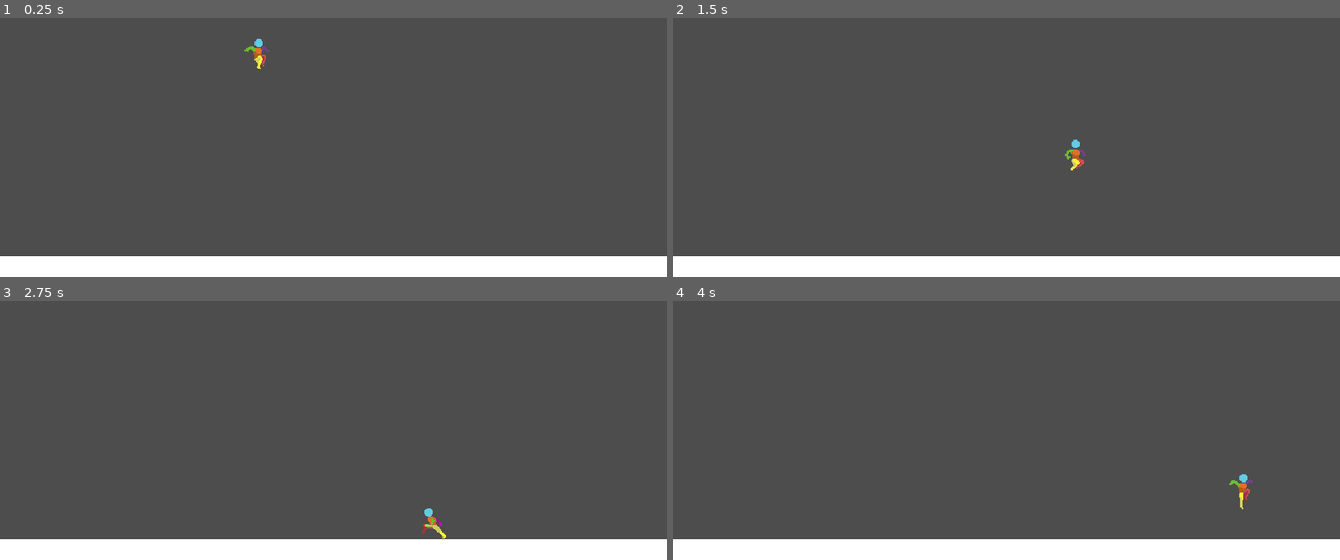
Above: before the commit, frames 1-4 (two rows, left to right).
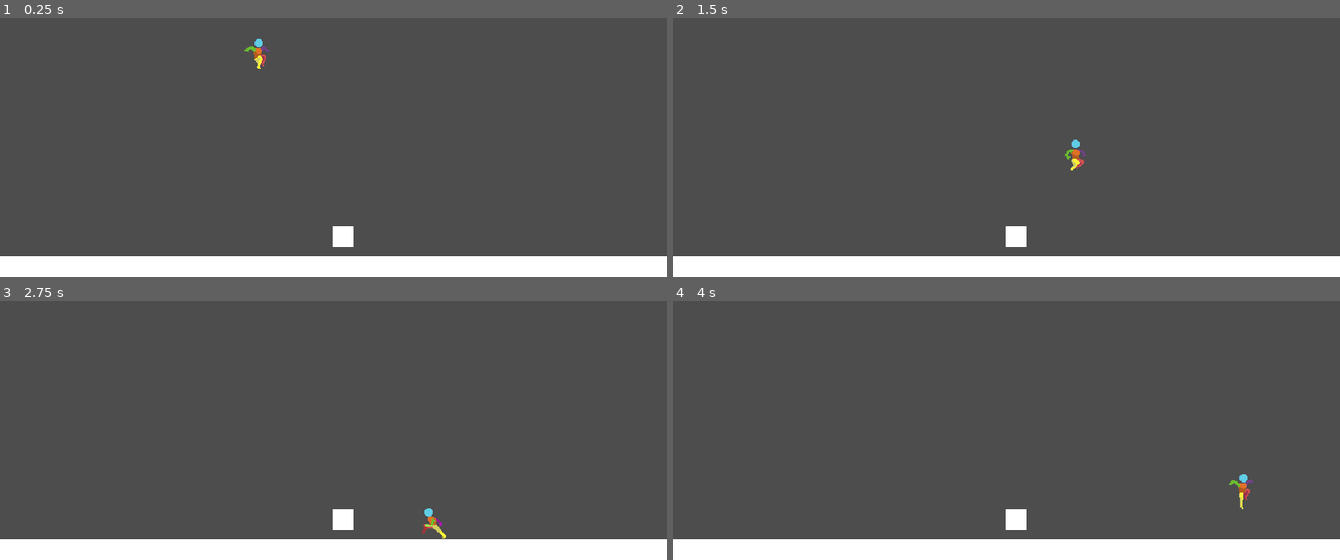
Above: after the commit, the same moments.

Repository: borknbeans/Godot-Wild-Jam-82
Game: Godot game, scene res://scenes/main.tscn
Same seed, same stepped clock (60 frames per second), same inputs: the game is played once before the commit and once after it.
Inputs (mouse positions are in pixels of both pictures, inside the frame that each line leads up to):
- Up to frame 1 (0.25 s): no input
- Up to frame 2 (1.5 s): move the mouse to (1153, 69) at 0.52 s; press the mouse at (1153, 69) at 0.53 s; hold D (move_right) from 0.53 s (still down); tap W (jump) at 0.77 s; move the mouse to (873, 108) at 1.27 s; release the mouse at (873, 108) at 1.28 s; click (873, 108) at 1.35 s
- Up to frame 3 (2.75 s): tap W (jump) at 1.52 s; move the mouse to (outside the picture) at 2.02 s; release D (move_right) at 2.03 s; press the mouse at (outside the picture) at 2.03 s; hold A (move_left) from 2.03 s (still down)
- Up to frame 4 (4 s): move the mouse to (973, 448) at 2.77 s; release A (move_left) at 2.78 s; release the mouse at (973, 448) at 2.78 s; hold D (move_right) from 2.78 s (still down); click (973, 448) at 2.85 s; tap W (jump) at 3.02, 3.77 s; move the mouse to (1206, 427) at 3.52 s; press the mouse at (1206, 427) at 3.53 s

The runs differ from the first frame. In frame 1, 0.3% of the frame differs, in the area x 49-53%, y 80-89%; in frame 2, 0.3%; in frame 3, 0.3%; in frame 4, 0.3%.

Commit message:
minor fixes for button

Diff:
--- a/scenes/main.tscn
+++ b/scenes/main.tscn
@@ -1,7 +1,8 @@
-[gd_scene load_steps=5 format=3 uid="uid://otxf430i8xdf"]
+[gd_scene load_steps=6 format=3 uid="uid://otxf430i8xdf"]
 
 [ext_resource type="Script" uid="uid://cu5xh5sjbuei2" path="res://scripts/main.gd" id="1_o5qli"]
 [ext_resource type="PackedScene" uid="uid://ctvnghpirupoc" path="res://scenes/player.tscn" id="2_0wfyh"]
+[ext_resource type="PackedScene" uid="uid://5rq4l3280fiy" path="res://scenes/ui/ui_button.tscn" id="3_sugp2"]
 
 [sub_resource type="RectangleShape2D" id="RectangleShape2D_0wfyh"]
 
@@ -24,3 +25,6 @@
 [node name="MeshInstance2D" type="MeshInstance2D" parent="StaticBody2D"]
 scale = Vector2(20, 20)
 mesh = SubResource("BoxMesh_0wfyh")
+
+[node name="UIButton" parent="." instance=ExtResource("3_sugp2")]
+position = Vector2(329, 321)
--- a/scenes/player.tscn
+++ b/scenes/player.tscn
@@ -205,6 +205,7 @@
 }]
 
 [node name="Player" type="CharacterBody2D"]
+collision_layer = 3
 script = ExtResource("1_dqkch")
 metadata/_edit_group_ = true
 
--- a/scenes/ui/ui_button.tscn
+++ b/scenes/ui/ui_button.tscn
@@ -1,11 +1,19 @@
-[gd_scene load_steps=3 format=3 uid="uid://be0iad2osmdgu"]
+[gd_scene load_steps=5 format=3 uid="uid://5rq4l3280fiy"]
 
 [ext_resource type="Script" uid="uid://biwx2wvl318u7" path="res://scripts/ui/ui_button.gd" id="1_5y1ro"]
 
 [sub_resource type="RectangleShape2D" id="RectangleShape2D_ct315"]
 
-[node name="UIButton" type="StaticBody2D"]
+[sub_resource type="BoxMesh" id="BoxMesh_5y1ro"]
+
+[sub_resource type="RectangleShape2D" id="RectangleShape2D_5y1ro"]
+size = Vector2(20, 9)
+
+[node name="UIButton" type="StaticBody2D" node_paths=PackedStringArray("area_2d")]
+input_pickable = true
 script = ExtResource("1_5y1ro")
+area_2d = NodePath("Area2D")
+launch_strength = 1200.0
 metadata/_custom_type_script = "uid://biwx2wvl318u7"
 
 [node name="CollisionShape2D" type="CollisionShape2D" parent="."]
@@ -13,3 +21,13 @@
 
 [node name="MeshInstance2D" type="MeshInstance2D" parent="."]
 scale = Vector2(20, 20)
+mesh = SubResource("BoxMesh_5y1ro")
+
+[node name="Area2D" type="Area2D" parent="."]
+collision_layer = 0
+collision_mask = 2
+
+[node name="CollisionShape2D" type="CollisionShape2D" parent="Area2D"]
+position = Vector2(0, -14.5)
+shape = SubResource("RectangleShape2D_5y1ro")
+debug_color = Color(0.980553, 0, 0.37869, 0.42)
--- a/scenes/ui/ui_component.tscn
+++ b/scenes/ui/ui_component.tscn
@@ -9,7 +9,6 @@
 [node name="UIComponent" type="StaticBody2D"]
 input_pickable = true
 script = ExtResource("1_3plwk")
-metadata/_custom_type_script = "uid://vme7vpmok7so"
 metadata/_edit_group_ = true
 
 [node name="CollisionShape2D" type="CollisionShape2D" parent="."]
--- a/scripts/player/player_state_idle.gd
+++ b/scripts/player/player_state_idle.gd
@@ -15,3 +15,7 @@
 		finished.emit(JUMP)
 	elif horizontal_input != 0:
 		finished.emit(RUN)
+
+## Called by the state machine on the engine's physics update tick.
+func physics_update(delta: float) -> void:
+	player.move_and_slide()
--- a/scripts/player/player_state_run.gd
+++ b/scripts/player/player_state_run.gd
@@ -17,3 +17,4 @@
 ## Called by the state machine on the engine's physics update tick.
 func physics_update(delta: float) -> void:
 	move_player()
+	player.is_on_floor()
--- a/scripts/ui/ui_button.gd
+++ b/scripts/ui/ui_button.gd
@@ -1,23 +1,33 @@
 extends UIComponent
 class_name UIButton
 
+@export var area_2d: Area2D
+@export var launch_strength: float
+
+var player: Player
 
 # Called when the node enters the scene tree for the first time.
 func _ready() -> void:
+	super._ready()
 	mouse_down.connect(on_mouse_down)
 	mouse_up.connect(on_mouse_up)
-
-
-# Called every frame. 'delta' is the elapsed time since the previous frame.
-func _process(delta: float) -> void:
-	pass
+	area_2d.body_entered.connect(on_player_entered)
+	area_2d.body_exited.connect(on_player_exited)
 
 
 func on_mouse_down() -> void:
 	# TODO: Animate the click
+	scale = Vector2(1.2, 0.8)
 	pass
-
 
 func on_mouse_up() -> void:
 	# TODO: Animate the release to bounce
-	pass
+	scale = Vector2(1, 1)
+	if player != null:
+		player.velocity.y = -launch_strength
+
+func on_player_entered(body: Node2D) -> void:
+	player = body as Player
+
+func on_player_exited(body: Node2D) -> void:
+	player = null
--- a/scripts/ui/ui_component.gd
+++ b/scripts/ui/ui_component.gd
@@ -14,7 +14,7 @@
 
 # Called every frame. 'delta' is the elapsed time since the previous frame.
 func _process(delta: float) -> void:
-	if mouse_is_entered and Input.is_action_pressed("interact_ui"):
+	if mouse_is_entered and Input.is_action_just_pressed("interact_ui"):
 		print("Clicked!")
 		mouse_down.emit()
 	elif mouse_is_entered and Input.is_action_just_released("interact_ui"):
Not shown: 1 places in scenes/ui/ui_component.tscn that only renumber resources
